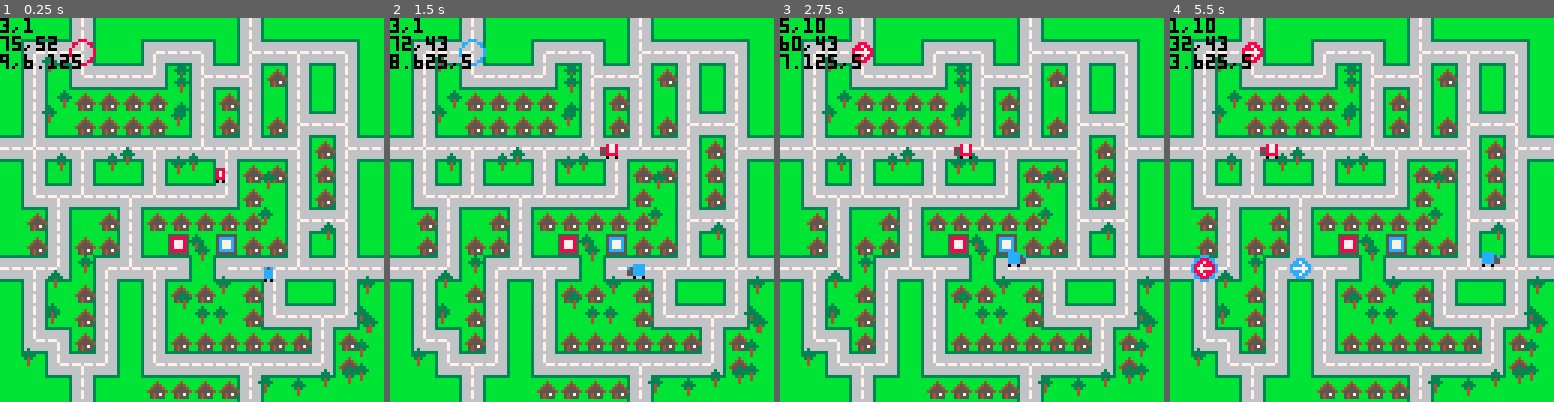
Above: before the commit, frames 1-4 (left to right).
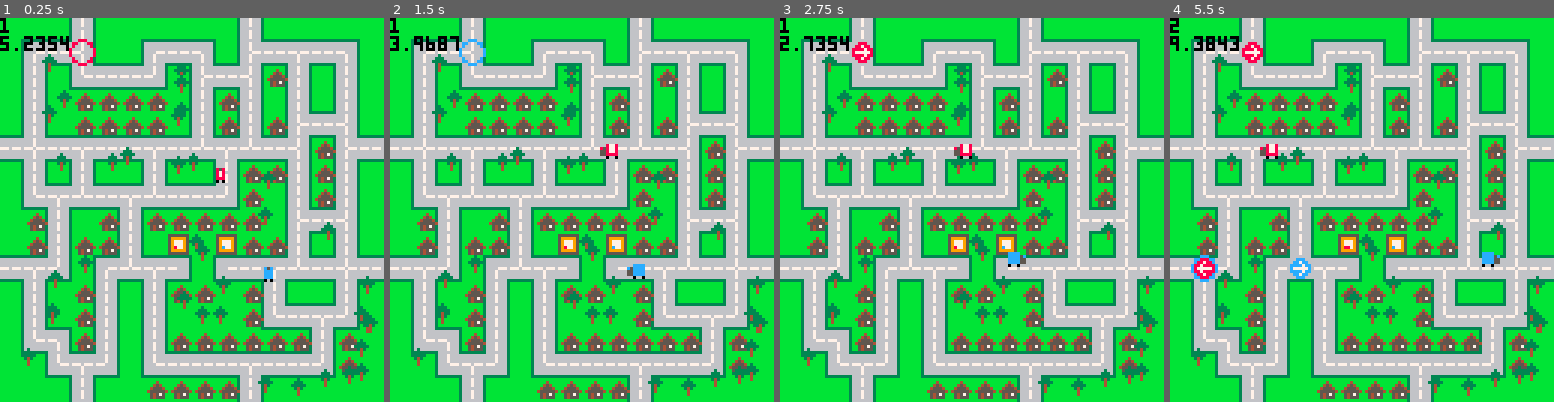
Above: after the commit, the same moments.

Repository: eddyashton/ld53
Game: PICO-8 cartridge delivery.p8
The game is run twice, just before and just after one commit, with the same random seed, the same clock (stepped at 60 frames per second) and the same inputs.
Inputs:
- Up to frame 1 (0.25 s): no input
- Up to frame 2 (1.5 s): tap X (X key) at 0.33, 1.07 s; tap O (Z key) at 0.7 s
- Up to frame 3 (2.75 s): hold Right 1.6-2.1 s; tap O (Z key) at 1.7, 2.1, 2.5 s; tap X (X key) at 1.85 s; hold Up 2.15-2.42 s; hold Right from 2.47 s (still down)
- Up to frame 4 (5.5 s): tap O (Z key) every 0.4 s from 2.9 to 5.3 s; tap X (X key) at 2.97, 4.08, 5.2 s; release Right at 3.03 s; hold Left 3.08-3.58 s; hold Down 3.63-3.97 s; hold Right 4.02-4.68 s; hold Up 4.73-5.03 s; hold Left from 5.08 s (still down)

The runs differ from the first frame. In frame 1, 0.9% of the frame differs, in the area x 0-61%, y 0-61%; in frame 2, 0.9%; in frame 3, 1.0%; in frame 4, 1.0%.

Commit message:
Track depots, fill them, draw them filling

Diff:
--- a/delivery.p8
+++ b/delivery.p8
@@ -105,6 +105,16 @@
   if (btnp(⬇️)) target.pos = from_here.⬇️
  end
 
+ -- check if any depots get supplied
+ for d in all(depots) do
+  if t() >= d.next_supply then
+   d.next_supply = get_next_supply_time()
+   if d.supply < 9 then
+    d.supply += 1
+   end
+  end
+ end
+
  if t() >= update_at then
   for tr in all(trucks) do
    try_move(tr)
@@ -379,6 +389,7 @@
    sspr_args(pos, dirs[truck.dir_idx])
   )
  )
+ pal()
 end
 
 function cell_to_world(v, cent)
@@ -424,7 +435,26 @@
  for truck in all(trucks) do
   draw_truck(truck)
  end
- pal()
+
+ -- draw all depot supplies
+ for depot in all(depots) do
+  if depot.blue then
+   swap_red_to_blue()
+  end
+  local bl = v2_add(
+   cell_to_world(depot.pos),
+   v2(2,4)
+  )
+  local yoff=0
+  for n=1,depot.supply do
+   pset(
+    bl.x+(n-1)%3,
+    bl.y-flr((n-1)/3),
+    8
+   )
+  end
+  pal()
+ end
 
  -- debug drawing
  if false then
@@ -451,18 +481,20 @@
 
  -- debug printing
  color(0)
- local tr = trucks[1]
- print(target.pos.x..","..target.pos.y)
- print(tr.pos.x..","..tr.pos.y)
- local trc = world_to_cell(v2_add(tr.pos, v2(-3,-3)))
- print(trc.x..","..trc.y)
+ local d = depots[1]
+ print(d.supply)
+ print(d.next_supply - t())
 end
 
 -->8
 -- world map
+function get_next_supply_time()
+ return t() + 5 + rnd(10)
+end
 
 -- load world from sprite map
 function load_world(xoff, yoff)
+ srand(bxor(xoff, yoff))
  water = 1
  park = 3
  building = 5
@@ -474,7 +506,19 @@
  for y=0,15 do
   local world_row = {}
   for x=0,15 do
-   world_row[x] = sget(x+xoff, y+yoff)
+   local v = sget(x+xoff, y+yoff)
+   world_row[x] = v
+   if v == red_depot or v == blue_depot then
+    add(
+     depots,
+     {
+      pos = v2(x,y),
+      blue = v == blue_depot,
+      next_supply = get_next_supply_time(),
+      supply = 1,
+     }
+    )
+   end
   end
   world[y] = world_row
  end
@@ -613,11 +657,11 @@
 __gfx__
 00000000000000000088800008880003666677776666777733333333eeeeeeeeeeeeeee000000000000000000000000000000000000000000000000000000000
 00000000000000000887880088788006666666666666666766666666e5555555e00300e000004000000000000000000000000000000000000000000000000000
-00700700000000008877788888878806666666666666666766666666e5888885e03330e000045400000000000000000000000000000000000000000000000000
-00077000000000008787878877777806666666666666666766666666e5877785e33333e000455540000000000000000000000000000000000000000000000000
-00077000000000008887888888878807677767776777677777776777e5877785e03430e004555554000000000000000000000000000000000000000000000000
-00700700000000000887880088788006666666666666666676666666e5877785e00400e000545750000000000000000000000000000000000000000000000000
-00000000000000000088800008880006666666666666666676666666e5888885e00400e000545550000000000000000000000000000000000000000000000000
+00700700000000008877788888878806666666666666666766666666e5999995e03330e000045400000000000000000000000000000000000000000000000000
+00077000000000008787878877777806666666666666666766666666e5977795e33333e000455540000000000000000000000000000000000000000000000000
+00077000000000008887888888878807677767776777677777776777e5977795e03430e004555554000000000000000000000000000000000000000000000000
+00700700000000000887880088788006666666666666666676666666e5977795e00400e000545750000000000000000000000000000000000000000000000000
+00000000000000000088800008880006666666666666666676666666e5999995e00400e000545550000000000000000000000000000000000000000000000000
 00000000000000000000000000000006666666666666666676666666e5555555eeeeeee000000000000000000000000000000000000000000000000000000000
 87786668586878663666766633333333333333330000000000000000eeeeeeeee0330e0000555500000000000000000000000000000000000000000000000000
 8778586878655566366676663666666666666666000000000000000000000000e3333e0000588500000000000000000000000000000000000000000000000000
